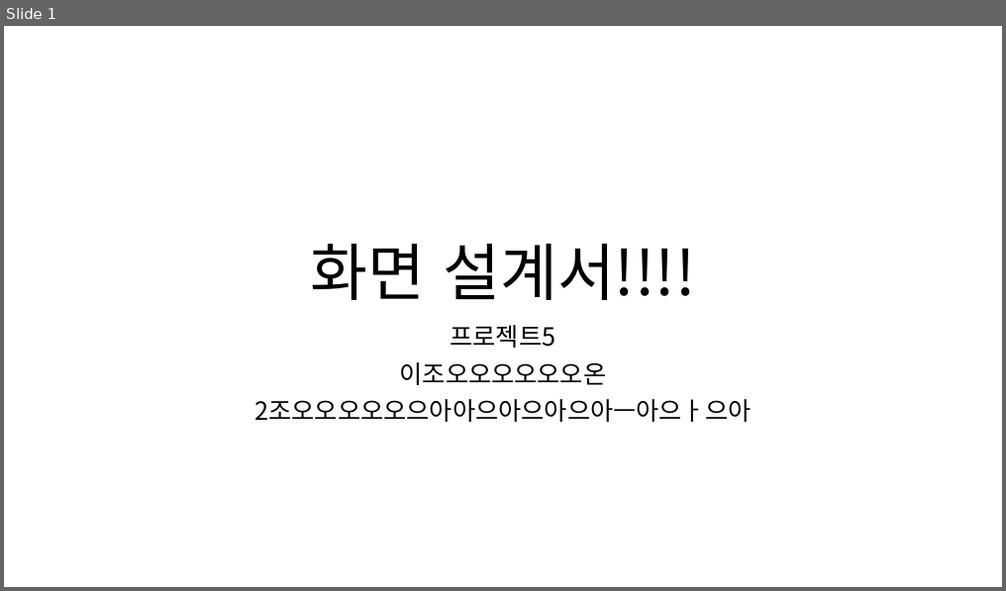
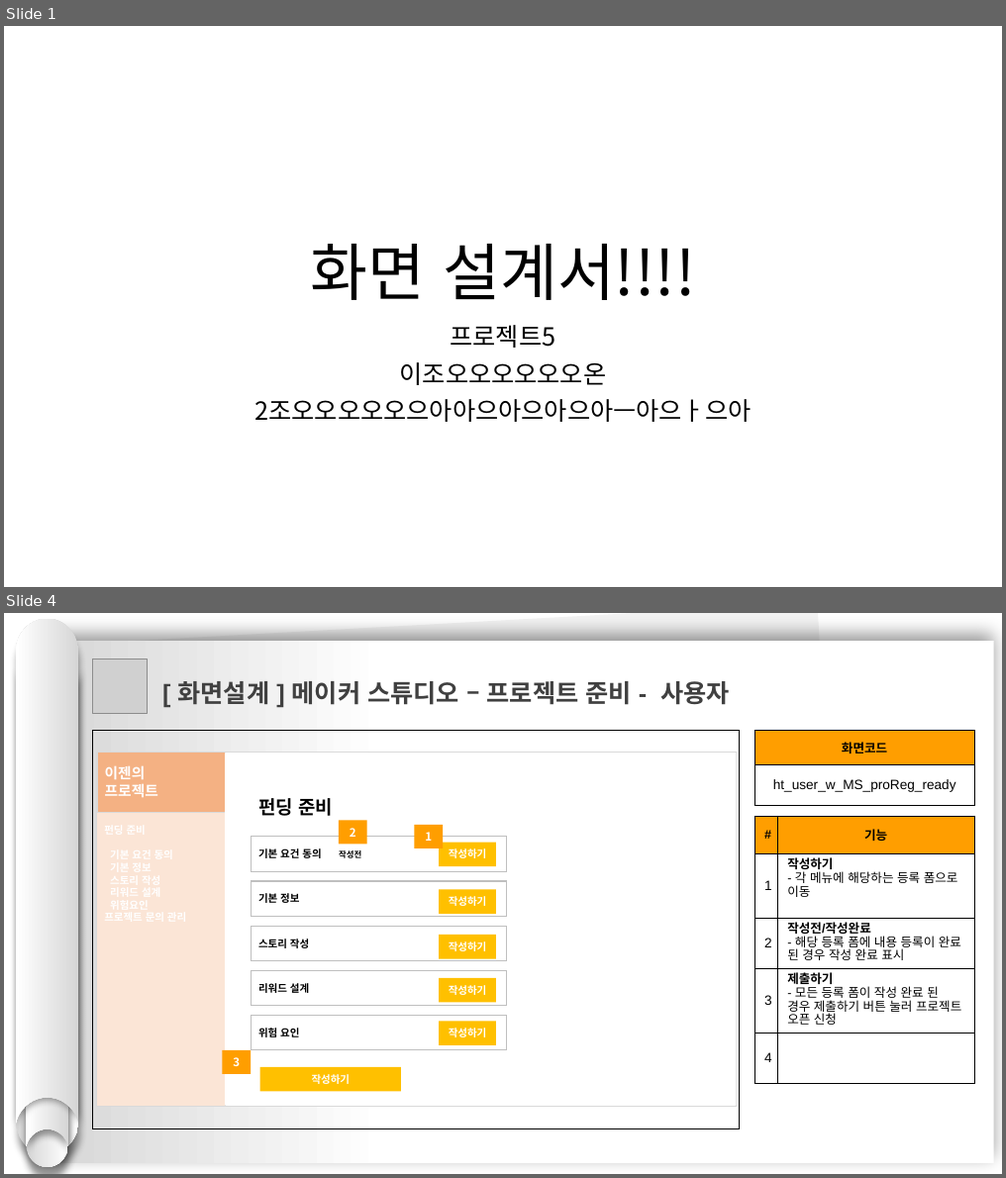
Before and after one commit to hhsw07/ezen-academy-projects, a slide deck: 0 발표용 파워포인트/0529 4차발표/0529 project06 - 파워포인트 - 현태.pptx. Shown one above the other, each under a label of ours: slide 1 before the commit, slides 1 and 4 after it; the slides between them are not shown. The pictures are 1006x591 and 1006x1178 pixels, drawn with LibreOffice and Linux fonts; fonts in the diff are those of the drawing; grey boxes stand for pictures. Boxes give left, top, right and bottom in pixels: in the first picture for what was removed or moved away, otherwise in the second. Text is boxed around its words. In the diff, an @@ line names an element or a change of style, - is before the commit and + after.

```diff
--- a/0 발표용 파워포인트/0529 4차발표/0529 project06 - 파워포인트 - 현태.pptx
+++ b/0 발표용 파워포인트/0529 4차발표/0529 project06 - 파워포인트 - 현태.pptx
@@ slide 4 added at (x1=4, y1=613, x2=1002, y2=1174), background #FFFFFF @@
@@ group added at (x1=16, y1=619, x2=79, y2=1167): 4 freeform shapes @@
@@ rectangle added at (x1=43, y1=641, x2=994, y2=1164), fill gradient #FFFFFF to #D7D7D7 @@
@@ rectangle added at (x1=58, y1=613, x2=846, y2=1154), fill #F2F2F2 @@
@@ picture added at (x1=92, y1=659, x2=147, y2=713) @@
@@ text added at (x1=177, y1=681, x2=730, y2=705), 24 pt, text #404040, bold @@
+[ 화면설계 ] 메이커 스튜디오 – 프로젝트 준비 - 사용자
@@ rectangle added at (x1=92, y1=731, x2=739, y2=1130), outline #000000 0.75 pt @@
@@ table added at (x1=754, y1=731, x2=975, y2=805), 2 rows, 1 columns @@
+화면코드
+ht_user_w_MS_proReg_ready
@@ table added at (x1=754, y1=816, x2=975, y2=1084), 5 rows, 2 columns @@
+# | 기능
+1 | 작성하기 / - 각 메뉴에 해당하는 등록 폼으로 이동
+2 | 작성전/작성완료 / - 해당 등록 폼에 내용 등록이 완료 된 경우 작성 완료 표시
+3 | 제출하기 / - 모든 등록 폼이 작성 완료 된 경우 제출하기 버튼 눌러 프로젝트 오픈 신청
+4 | 
@@ group added at (x1=97, y1=753, x2=737, y2=1106): 18 rectangles, 1 text @@
+이젠의
+프로젝트
+펀딩 준비
+기본 요건 동의 작성전
+작성하기
+작성하기
+기본 정보
+작성하기
+스토리 작성
+작성하기
+리워드 설계
+작성하기
+위험 요인
+작성하기
+1
+2
+3
```
Also in this commit, not shown: 28 other slides added, 6 other files.
